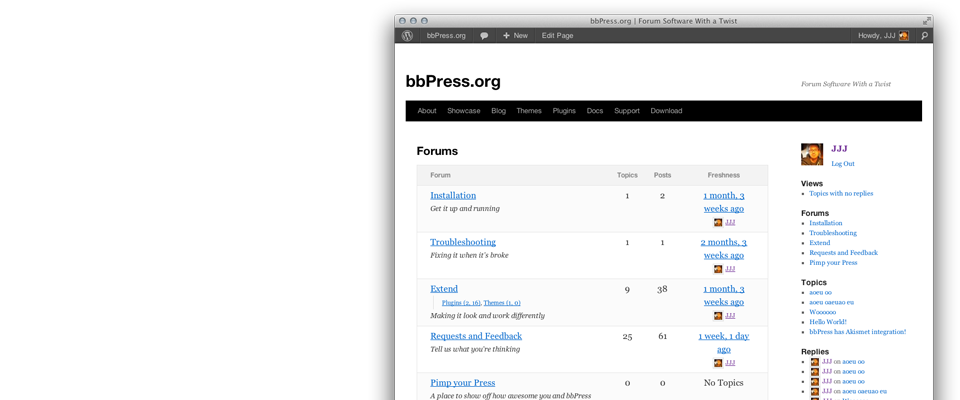
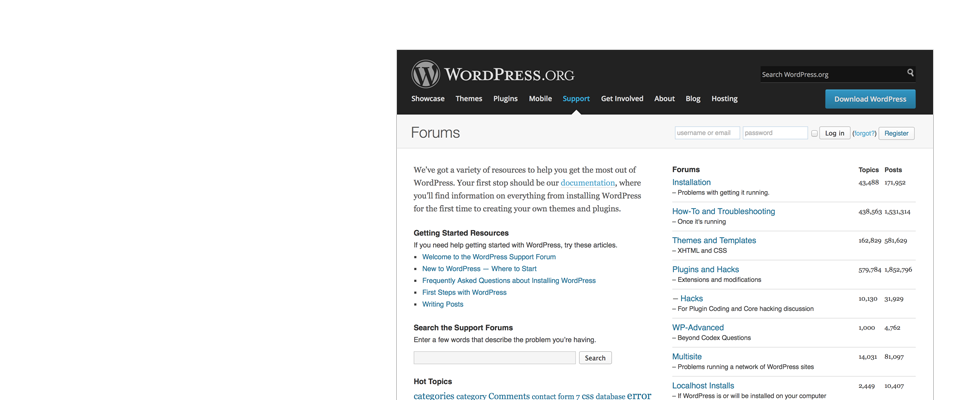
Layer changes from the first 960×400 image to the second:
removed layer "Layer 5" over [371, 3, 957, 400]
added layer "Layer 2" above "Layer 1" over [397, 50, 933, 400]
added layer "Layer 1" above "Layer 0" over [397, 50, 933, 400]
